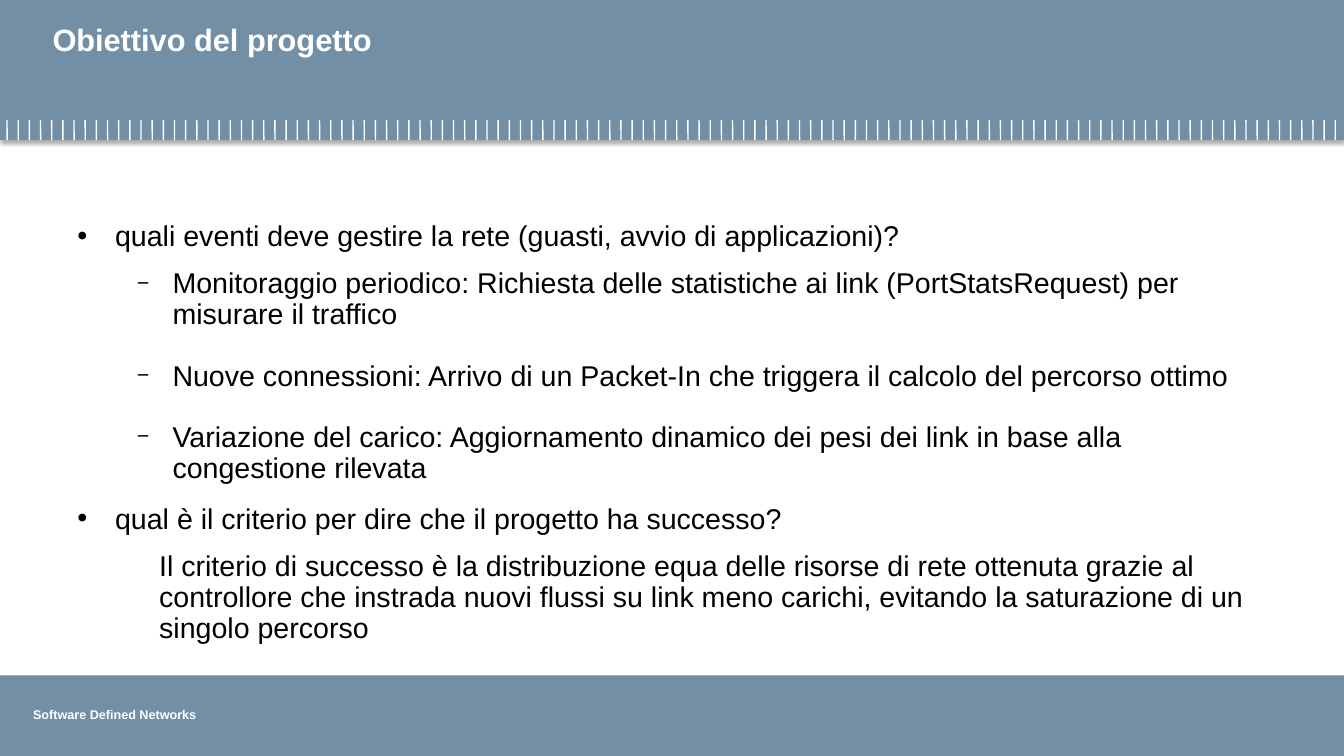
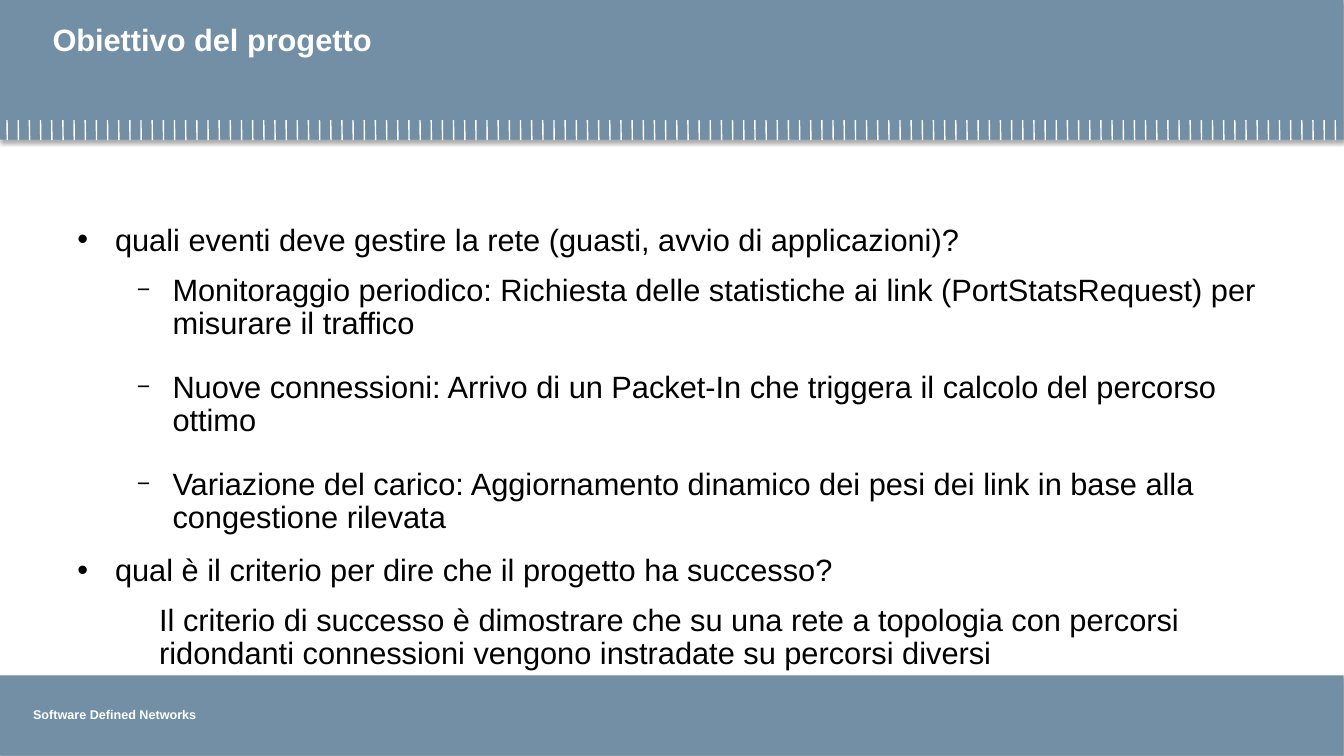
Before and after one commit to matteo-sabino-polimi/SDN_Gruppo4_2026, a slide deck: slide 4 of template/template_intermedio1.pptx (slide 5 before the commit). Drawn at 1344x756 pixels with LibreOffice and Linux fonts; fonts in the diff are those of the drawing; background and template pictures are left out. Boxes give left, top, right and bottom in pixels: in the first picture for what was removed or moved away, otherwise in the second. Text is boxed around its words. In the diff, an @@ line names an element or a change of style, - is before the commit and + after.

```diff
--- a/template/template_intermedio1.pptx
+++ b/template/template_intermedio1.pptx
@@ text at bbox=[115, 228, 1255, 587]: size 20.4 to 22 pt in "quali eventi deve gestire la rete (guasti, ...", "Monitoraggio periodico: Richiesta delle statistiche ai link ...", "Nuove connessioni: Arrivo di un Packet-In che ...", "Variazione del carico: Aggiornamento dinamico dei pesi ..." and 1 more places @@
@@ text at bbox=[159, 608, 1178, 670]: text changed; size 20.4 to 22 pt @@
-Il criterio di successo è la distribuzione equa delle risorse di rete ottenuta grazie al controllore che instrada nuovi flussi su link meno carichi, evitando la saturazione di un singolo percorso
+Il criterio di successo è dimostrare che su una rete a topologia con percorsi ridondanti connessioni vengono instradate su percorsi diversi
```
Also in this commit, not shown: 1 other slide changed, 3 slides added, 10 slides removed.
